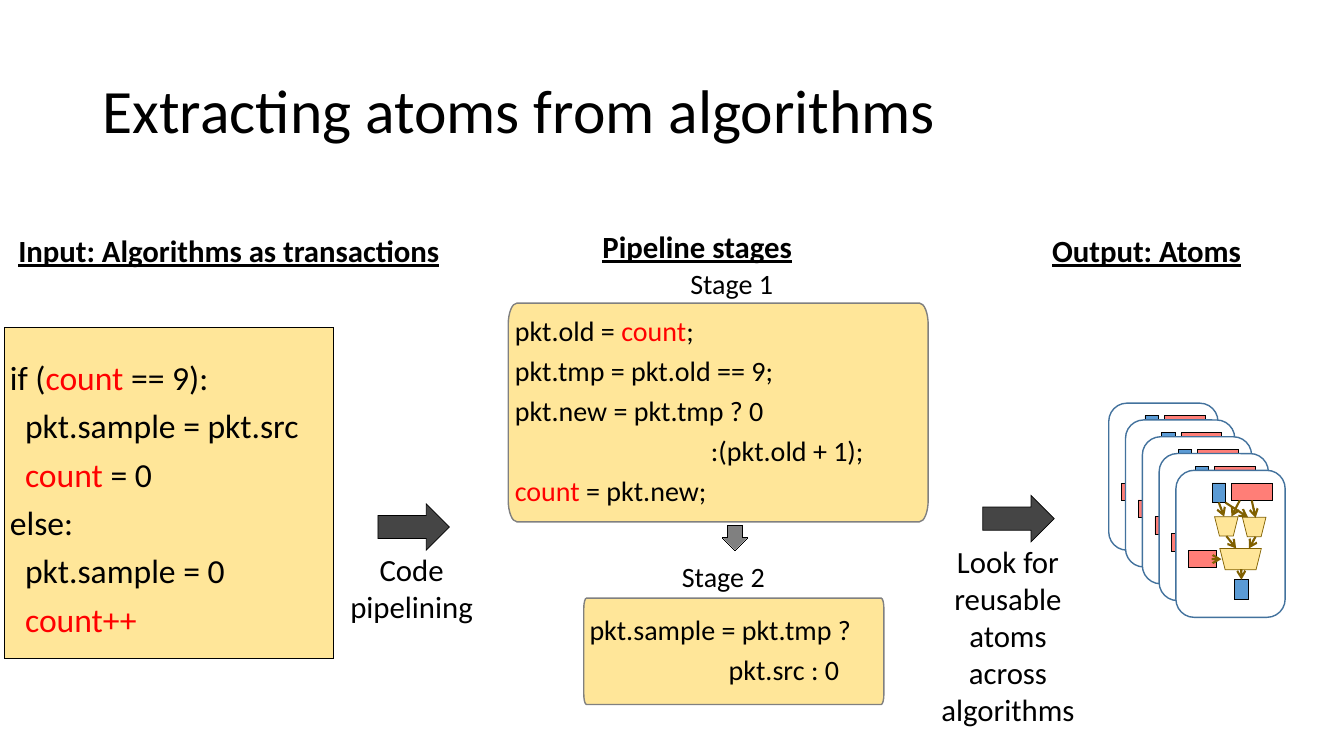
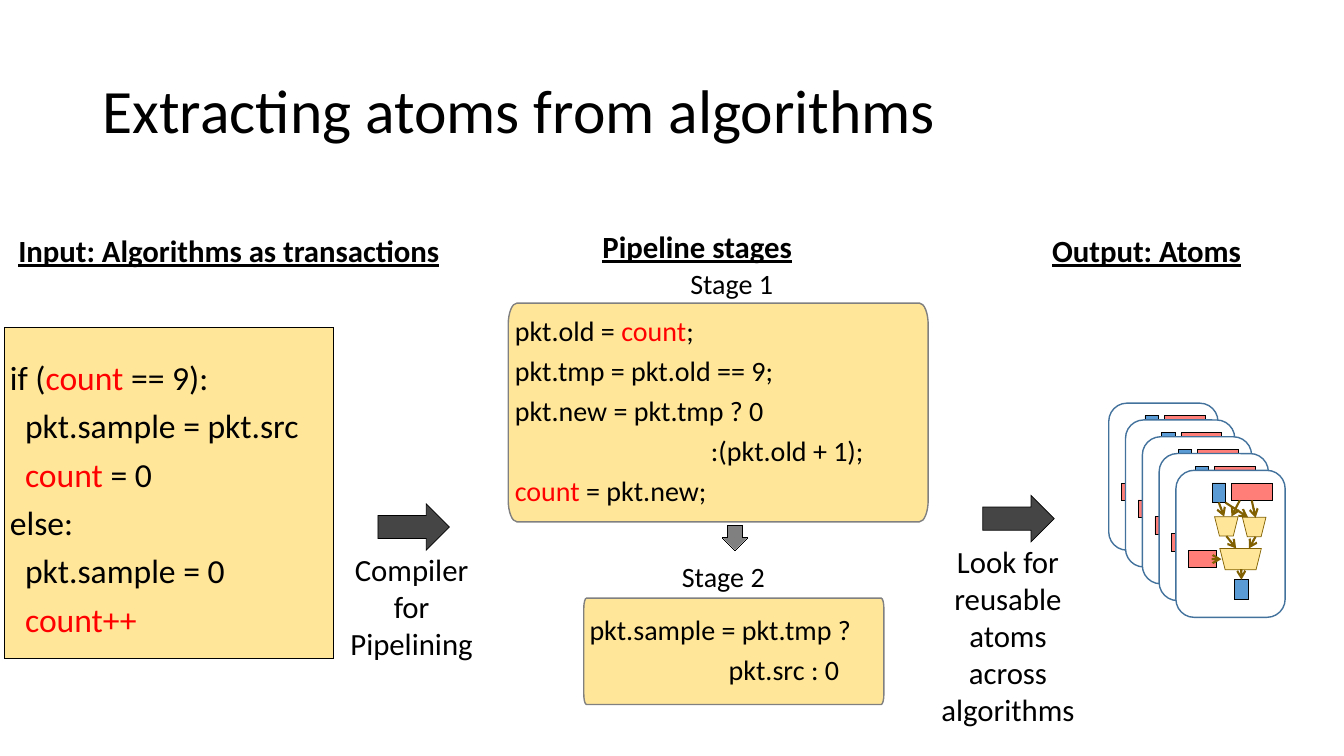
Before and after one commit to anirudhSK/pifo-domino-marple-ppts, a slide deck: slide 28 of combined_domino_pifo.pptx (slide 29 before the commit). Drawn at 1344x756 pixels with LibreOffice and Linux fonts; fonts in the diff are those of the drawing. Boxes give left, top, right and bottom in pixels: in the first picture for what was removed or moved away, otherwise in the second. Text is boxed around its words. In the diff, an @@ line names an element or a change of style, - is before the commit and + after.

```diff
--- a/combined_domino_pifo.pptx
+++ b/combined_domino_pifo.pptx
@@ text at (350, 559, 472, 661): text changed @@
-Code
-pipelining
+Compiler
+for
+Pipelining
```
Also in this commit, not shown: 23 other slides changed, 6 slides added, 4 slides removed.
